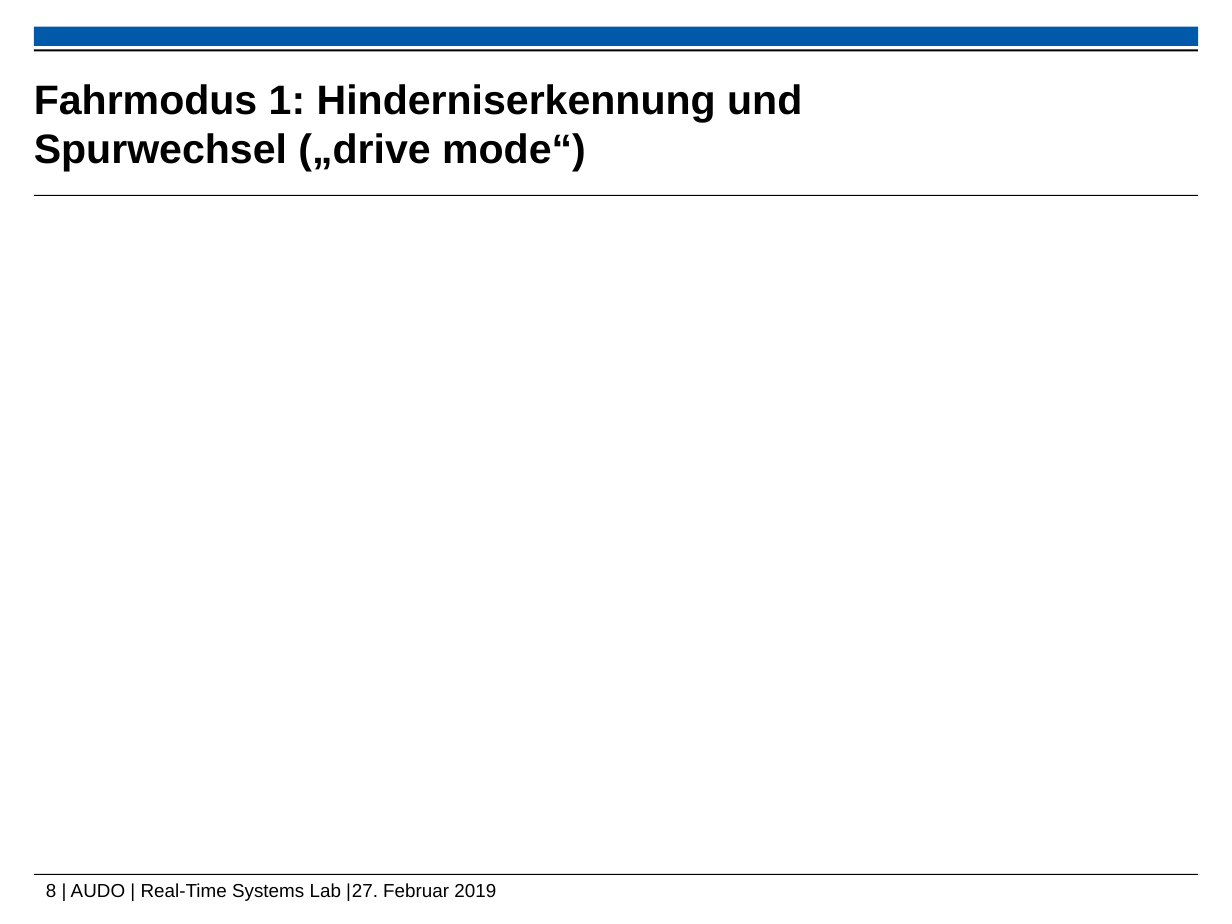
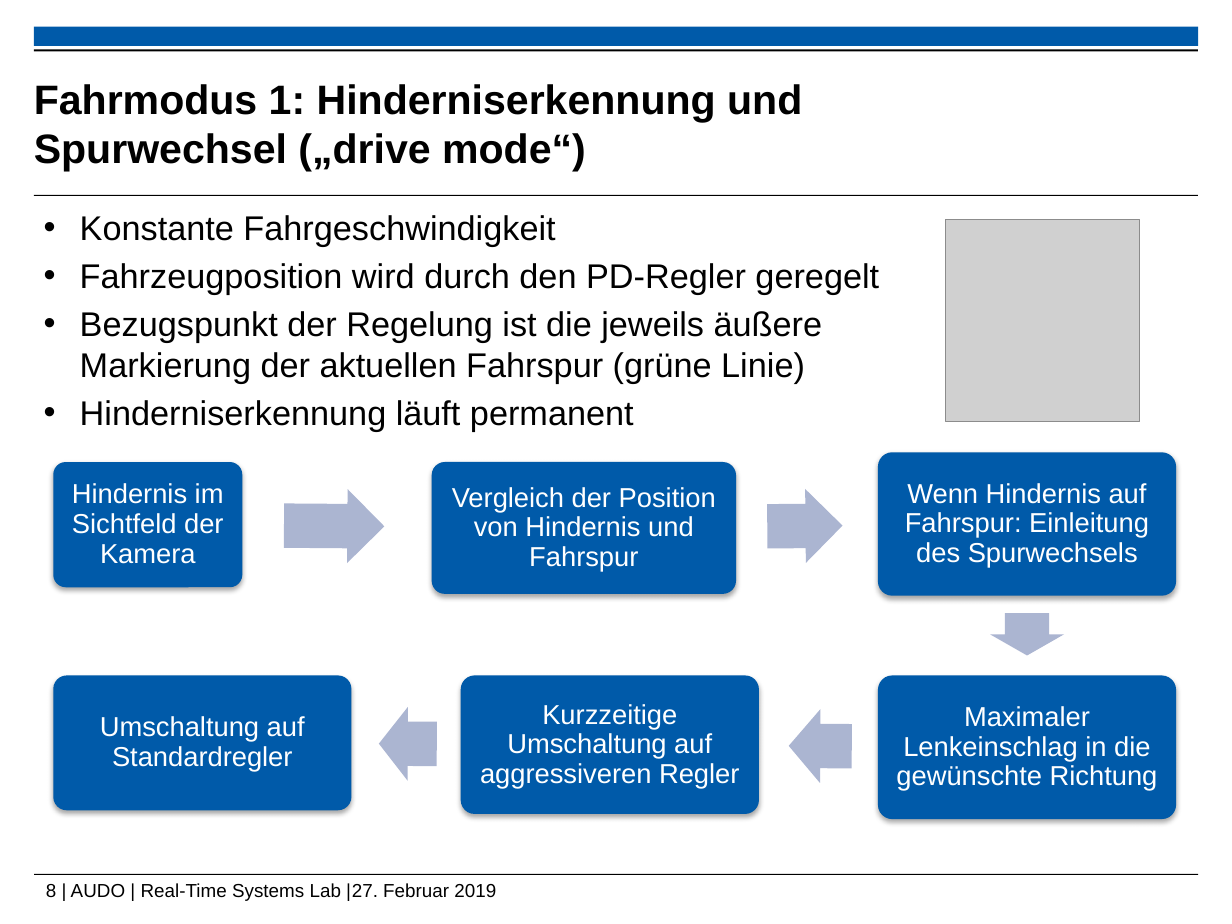
Before and after one commit to ramona3300/AUDO, a slide deck: slide 8 of Dokumente/Präsentationen/Abschlusspräsentation.pptx. Drawn at 1232x924 pixels with LibreOffice and Linux fonts; fonts in the diff are those of the drawing; grey boxes stand for pictures; background and template pictures are left out. Boxes give left, top, right and bottom in pixels: in the first picture for what was removed or moved away, otherwise in the second. Text is boxed around its words. In the diff, an @@ line names an element or a change of style, - is before the commit and + after.

Commit message:
Regelungstechnik fast fertig

```diff
--- a/Dokumente/Präsentationen/Abschlusspräsentation.pptx
+++ b/Dokumente/Präsentationen/Abschlusspräsentation.pptx
@@ text added at [80, 215, 879, 431], 20 pt, text #000000 @@
+• Konstante Fahrgeschwindigkeit
+• Fahrzeugposition wird durch den PD-Regler geregelt
+• Bezugspunkt der Regelung ist die jeweils äußere Markierung der aktuellen Fahrspur (grüne Linie)
+• Hinderniserkennung läuft permanent
@@ picture added at [946, 219, 1140, 421] @@
@@ group added at [53, 452, 1177, 819]: 6 rounded rectangles, 6 texts, 5 right arrows @@
+Hindernis im Sichtfeld der Kamera
+Vergleich der Position von Hindernis und Fahrspur
+Wenn Hindernis auf Fahrspur: Einleitung des Spurwechsels
+Maximaler Lenkeinschlag in die gewünschte Richtung
+Kurzzeitige Umschaltung auf aggressiveren Regler
+Umschaltung auf Standardregler
```
Also in this commit, not shown: 2 other slides changed, 1 slide added, 1 slide removed.
